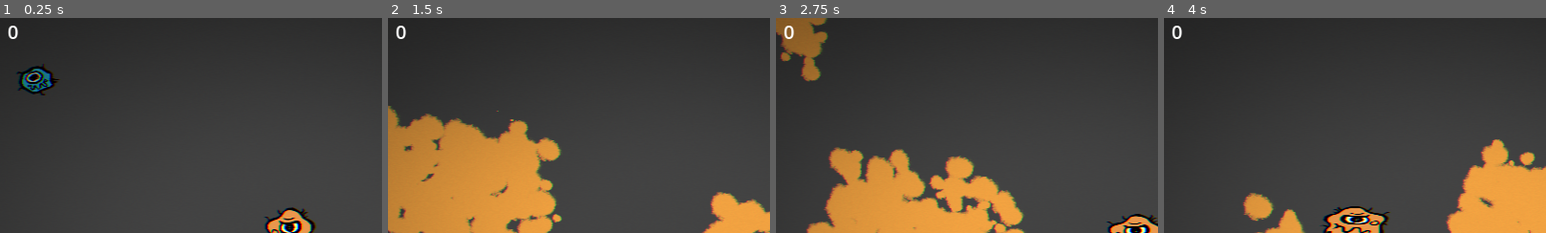
Above: before the commit, frames 1-4 (left to right).
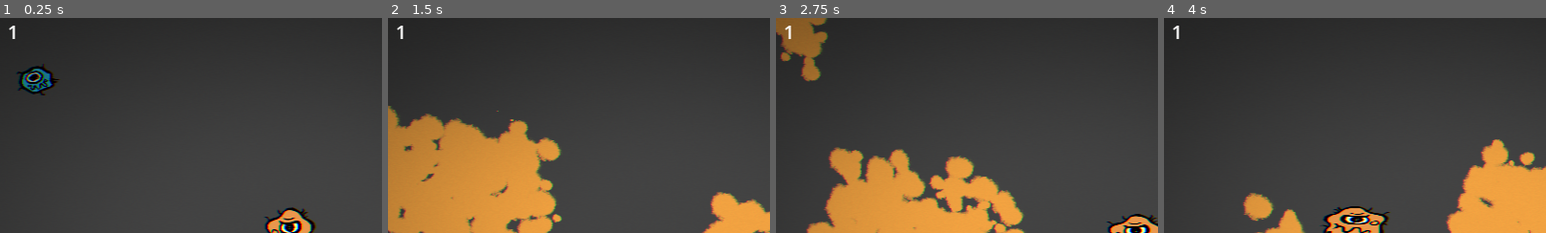
Above: after the commit, the same moments.

Repository: AlexPham0209/DishOut
Game: Godot game, scene res://src/Scenes/Levels/Level1.tscn
Same seed, same stepped clock (60 frames per second), same inputs: the game is played once before the commit and once after it. The project has no main scene, so this scene is started directly. The engine's default icon, where the game draws it, is replaced by a stand-in: a white triangle on a blue panel in a dark square.
Inputs:
- Up to frame 1 (0.25 s): no input
- Up to frame 2 (1.5 s): tap Enter at 0.5 s; hold D (Right) 0.53-1.28 s; tap Space (Interact) at 0.6, 1.35 s; hold S (Down) from 1.28 s (still down)
- Up to frame 3 (2.75 s): release S (Down) at 2.03 s; hold D (Right) from 2.03 s (still down); tap Space (Interact) at 2.1 s
- Up to frame 4 (4 s): release D (Right) at 2.78 s; hold W (Up) 2.78-3.53 s; tap Space (Interact) at 2.85, 3.6 s; hold A (Left) from 3.53 s (still down)
The pictures show only the part of the screen within x 12-62%, y 0-50%; the shares and areas given below are measured in that part.

The runs differ from the first frame. In frame 1, 0.1% of the frame differs, in the area x 2-5%, y 3-10%; in frame 2, 0.1%; in frame 3, 0.1%; in frame 4, 0.1%.

Commit message:
I hate everything

Diff:
--- a/src/Scenes/Enemy/Poisoner.tscn
+++ b/src/Scenes/Enemy/Poisoner.tscn
@@ -1,5 +1,14 @@
-[gd_scene load_steps=2 format=3 uid="uid://cho6hfuheh6n0"]
+[gd_scene load_steps=6 format=3 uid="uid://cho6hfuheh6n0"]
 
 [ext_resource type="PackedScene" uid="uid://bqdpfstiq5rfb" path="res://src/Scenes/Enemy/Cell.tscn" id="1_x7hw2"]
+[ext_resource type="Script" path="res://src/Scripts/Effects/Effect.gd" id="2_8c8sn"]
+[ext_resource type="Resource" uid="uid://b52ef2wvfkw46" path="res://src/Resources/Effects/GrowEffect.tres" id="3_0xjhc"]
+[ext_resource type="Script" path="res://src/Scripts/Effects/PoisonEffect.gd" id="4_vuisb"]
+
+[sub_resource type="Resource" id="Resource_bkkcs"]
+script = ExtResource("4_vuisb")
 
 [node name="Poisoner" instance=ExtResource("1_x7hw2")]
+
+[node name="Death" parent="States" index="1"]
+effects = Array[ExtResource("2_8c8sn")]([ExtResource("3_0xjhc"), SubResource("Resource_bkkcs")])
--- a/src/Scenes/Levels/Level.tscn
+++ b/src/Scenes/Levels/Level.tscn
@@ -23,7 +23,6 @@
 
 [node name="Level" type="Node2D"]
 script = ExtResource("1_r3wpv")
-amount_left = 15
 margin = Vector2(20, 20)
 
 [node name="Enemies" type="Node2D" parent="."]
--- a/src/Scenes/Levels/Level1.tscn
+++ b/src/Scenes/Levels/Level1.tscn
@@ -21,7 +21,7 @@
 max_size = 5
 
 [node name="Level1" instance=ExtResource("1_fn4pg")]
-amount_left = 1
+amount = 1
 spawns = Array[ExtResource("2_wki27")]([SubResource("Resource_0lobg"), SubResource("Resource_pi8i7")])
 next_level = ExtResource("5_vvvou")
 
--- a/src/Scenes/Levels/Level2.tscn
+++ b/src/Scenes/Levels/Level2.tscn
@@ -1,10 +1,11 @@
-[gd_scene load_steps=11 format=3 uid="uid://c8lqggvyggc5y"]
+[gd_scene load_steps=12 format=3 uid="uid://c8lqggvyggc5y"]
 
 [ext_resource type="PackedScene" uid="uid://dvt6tmyt3u46e" path="res://src/Scenes/Levels/Level.tscn" id="1_2x1td"]
 [ext_resource type="Script" path="res://src/Scripts/LevelGeneration/SpawnData.gd" id="2_dbj24"]
 [ext_resource type="PackedScene" uid="uid://uv30qc2qalff" path="res://src/Scenes/Enemy/Splitter.tscn" id="3_x6mjk"]
 [ext_resource type="PackedScene" uid="uid://dcwe2fhdssqod" path="res://src/Scenes/Enemy/Fleer.tscn" id="4_d8kr7"]
 [ext_resource type="PackedScene" uid="uid://5iaqrrp5m1ar" path="res://src/Scenes/Enemy/Chaser.tscn" id="5_5ctfl"]
+[ext_resource type="PackedScene" uid="uid://7k5nu5ldurte" path="res://src/Scenes/Levels/Level3.tscn" id="6_3ia1y"]
 
 [sub_resource type="Resource" id="Resource_w0j33"]
 script = ExtResource("2_dbj24")
@@ -42,8 +43,9 @@
 max_size = 10
 
 [node name="Level2" instance=ExtResource("1_2x1td")]
-amount_left = 50
+amount = 3
 spawns = Array[ExtResource("2_dbj24")]([SubResource("Resource_w0j33"), SubResource("Resource_v8fdn"), SubResource("Resource_pgh2o"), SubResource("Resource_6rxg6"), SubResource("Resource_iri3h")])
+next_level = ExtResource("6_3ia1y")
 margin = Vector2(64, 64)
 
 [editable path="Amoeba"]
--- a/src/Scenes/Levels/Level3.tscn
+++ b/src/Scenes/Levels/Level3.tscn
@@ -6,6 +6,7 @@
 [ext_resource type="PackedScene" uid="uid://5iaqrrp5m1ar" path="res://src/Scenes/Enemy/Chaser.tscn" id="4_5i42m"]
 [ext_resource type="PackedScene" uid="uid://uv30qc2qalff" path="res://src/Scenes/Enemy/Splitter.tscn" id="5_6au43"]
 [ext_resource type="PackedScene" uid="uid://svqfj24tt0ep" path="res://src/Scenes/Enemy/Grower.tscn" id="6_pm8vb"]
+[ext_resource type="PackedScene" uid="uid://c8xs2irh3asdx" path="res://src/Scenes/Levels/Level4.tscn" id="7_owgje"]
 
 [sub_resource type="Resource" id="Resource_5y733"]
 script = ExtResource("2_8dhm1")
@@ -50,8 +51,8 @@
 max_size = 0
 
 [node name="Level3" instance=ExtResource("1_svtyb")]
-amount_left = 35
 spawns = Array[ExtResource("2_8dhm1")]([SubResource("Resource_5y733"), SubResource("Resource_oj0x8"), SubResource("Resource_8icig"), SubResource("Resource_slqev"), SubResource("Resource_3r3gf"), SubResource("Resource_aplfi")])
+next_level = ExtResource("7_owgje")
 margin = Vector2(64, 64)
 
 [node name="Grower" parent="Enemies" index="0" instance=ExtResource("6_pm8vb")]
@@ -60,8 +61,6 @@
 [node name="Growth" parent="Enemies/Grower" index="1"]
 value = 3
 
-[connection signal="grow" from="Enemies/Grower/GrowthTimer" to="Enemies/Grower" method="grow"]
-
 [editable path="Enemies/Grower"]
 [editable path="Amoeba"]
 [editable path="Amoeba/Hurtbox"]
--- /dev/null
+++ b/src/Scenes/Levels/Level4.tscn
@@ -0,0 +1,54 @@
+[gd_scene load_steps=12 format=3 uid="uid://c8xs2irh3asdx"]
+
+[ext_resource type="PackedScene" uid="uid://dvt6tmyt3u46e" path="res://src/Scenes/Levels/Level.tscn" id="1_koo6c"]
+[ext_resource type="Script" path="res://src/Scripts/LevelGeneration/SpawnData.gd" id="2_q63fv"]
+[ext_resource type="PackedScene" uid="uid://dcwe2fhdssqod" path="res://src/Scenes/Enemy/Fleer.tscn" id="3_bgr6f"]
+[ext_resource type="PackedScene" uid="uid://svqfj24tt0ep" path="res://src/Scenes/Enemy/Grower.tscn" id="4_y65ho"]
+[ext_resource type="PackedScene" uid="uid://cho6hfuheh6n0" path="res://src/Scenes/Enemy/Poisoner.tscn" id="5_2mtjl"]
+[ext_resource type="PackedScene" uid="uid://uv30qc2qalff" path="res://src/Scenes/Enemy/Splitter.tscn" id="6_1q7yh"]
+
+[sub_resource type="Resource" id="Resource_vr333"]
+script = ExtResource("2_q63fv")
+type = ExtResource("3_bgr6f")
+amount = 10
+min_size = 0
+max_size = 3
+
+[sub_resource type="Resource" id="Resource_ap0ei"]
+script = ExtResource("2_q63fv")
+type = ExtResource("4_y65ho")
+amount = 10
+min_size = 0
+max_size = 4
+
+[sub_resource type="Resource" id="Resource_xacuq"]
+script = ExtResource("2_q63fv")
+type = ExtResource("4_y65ho")
+amount = 0
+min_size = 0
+max_size = 0
+
+[sub_resource type="Resource" id="Resource_fyjwy"]
+script = ExtResource("2_q63fv")
+type = ExtResource("5_2mtjl")
+amount = 10
+min_size = 0
+max_size = 2
+
+[sub_resource type="Resource" id="Resource_0wnbe"]
+script = ExtResource("2_q63fv")
+type = ExtResource("6_1q7yh")
+amount = 0
+min_size = 0
+max_size = 0
+
+[node name="Level4" instance=ExtResource("1_koo6c")]
+spawns = Array[ExtResource("2_q63fv")]([SubResource("Resource_vr333"), SubResource("Resource_ap0ei"), SubResource("Resource_xacuq"), SubResource("Resource_fyjwy"), SubResource("Resource_0wnbe")])
+
+[node name="Poisoner" parent="." index="8" instance=ExtResource("5_2mtjl")]
+position = Vector2(1126, 541)
+
+[editable path="Amoeba"]
+[editable path="Amoeba/Hurtbox"]
+[editable path="Amoeba/Abilities/BoostAbility"]
+[editable path="Poisoner"]
--- a/src/Scenes/UI/GrowthLeft.gd
+++ b/src/Scenes/UI/GrowthLeft.gd
@@ -3,5 +3,4 @@
 @onready var score = $Score
 
 func change_text(amount):
-	if score != null:
-		score.text = str(amount)
+	score.text = str(amount)
--- a/src/Scripts/Cells/Amoeba.gd
+++ b/src/Scripts/Cells/Amoeba.gd
@@ -33,6 +33,7 @@
 	start_zoom = camera.zoom
 	self.scale = start_scale + (Vector2(scale_growth_rate, scale_growth_rate) * growth.value)
 	camera.zoom = start_zoom - (Vector2(cam_growth_rate, cam_growth_rate) * growth.value)
+	Global.grow.emit(growth.value)
 	Global.player = self
 	ability.entity = self
 
--- a/src/Scripts/Components/PoisonTimer.gd
+++ b/src/Scripts/Components/PoisonTimer.gd
@@ -5,11 +5,10 @@
 @export var ticks : int
 signal take_damage(amount)
 
-
 func _on_timeout() -> void:
 	if tick >= ticks:
 		queue_free()
-
+	print("timer")
 	tick += 1
 	take_damage.emit(-1)
 	self.start()
--- a/src/Scripts/Effects/PoisonEffect.gd
+++ b/src/Scripts/Effects/PoisonEffect.gd
@@ -1,7 +1,7 @@
 class_name PoisonEffect
 extends Effect
 
-var poison_timer = preload("res://src/Scenes/PoisonTimer.tscn")
+var poison_timer = preload("res://src/Scenes/Components/PoisonTimer.tscn")
 
 func give_effect():
 	var instance : PoisonTimer = poison_timer.instantiate()
--- a/src/Scripts/Level.gd
+++ b/src/Scripts/Level.gd
@@ -1,6 +1,7 @@
 extends Node2D
 
-@export var amount_left : int :
+@export var amount : int
+var amount_left : int :
 	set(value):
 		amount_left = value
 		set_amount_left(value)
@@ -20,6 +21,7 @@
 
 func _ready() -> void:
 	Global.grow.connect(subtract_growth)
+	amount_left = amount
 	spawn_enemies()
 
 func spawn_enemies():
@@ -43,7 +45,7 @@
 	amount_left -= amount
 
 func set_amount_left(value):
-	update_amount_left.emit.call_deferred(value)
+	update_amount_left.emit(value)
 
 	if amount_left <= 0:
 		finish_level()
Not shown: 1 places in src/Scenes/Levels/Level3.tscn that only renumber resources
